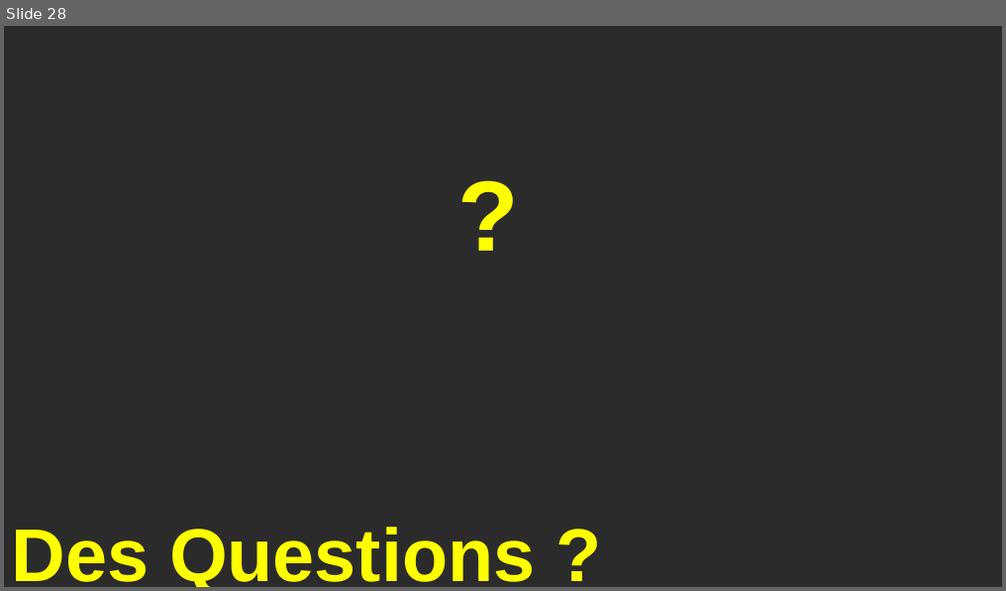
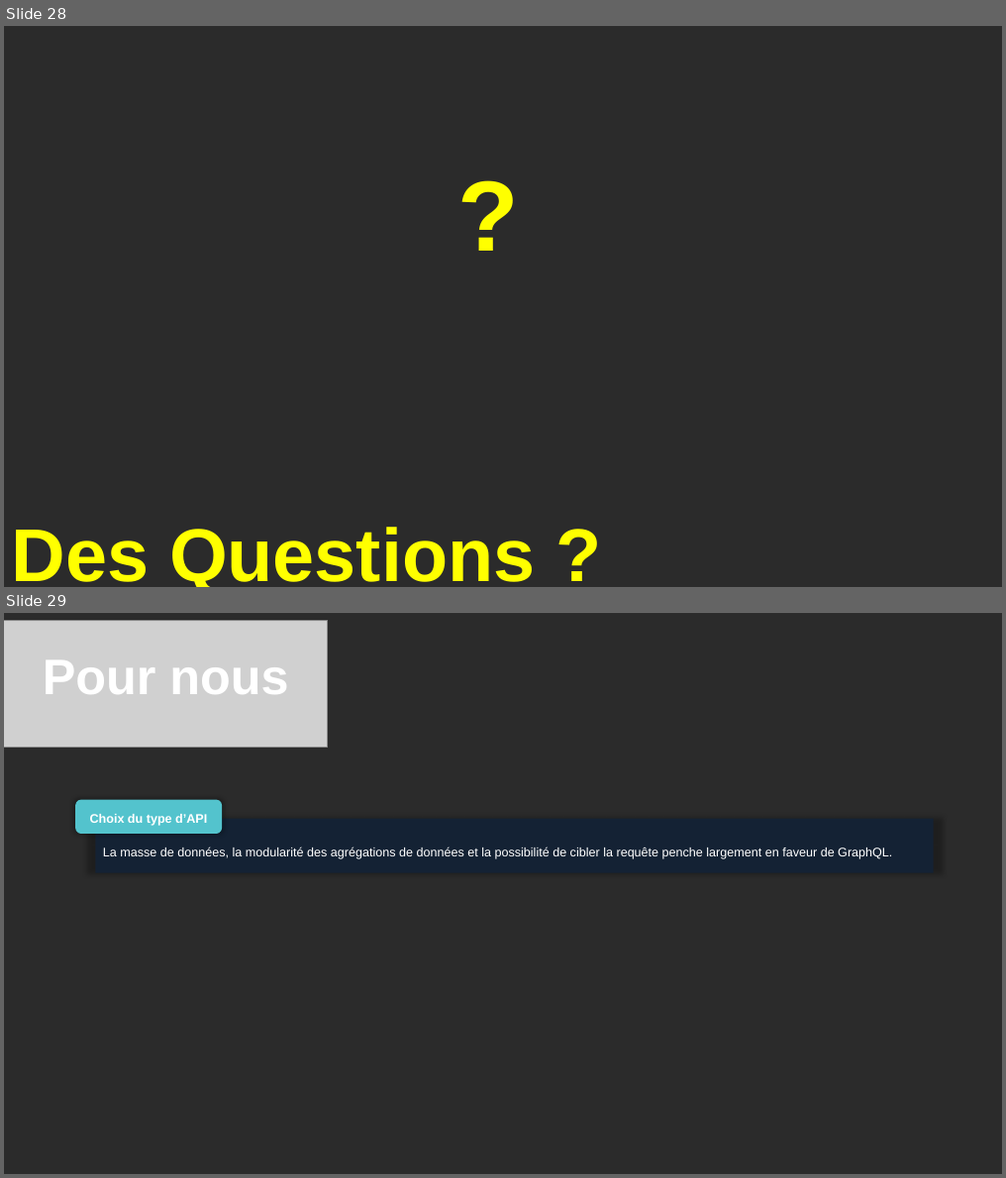
Before and after one commit to Mario-35/api-prestentation, a slide deck: prestentation.pptx. Shown one above the other, each under a label of ours: slide 28 before the commit, slides 28 and 29 after it. The pictures are 1006x591 and 1006x1178 pixels, drawn with LibreOffice and Linux fonts; fonts in the diff are those of the drawing; grey boxes stand for pictures; background and template pictures are left out; a plain dark background stands for a picture behind light text. Boxes give left, top, right and bottom in pixels: in the first picture for what was removed or moved away, otherwise in the second. Text is boxed around its words. In the diff, an @@ line names an element or a change of style, - is before the commit and + after.

```diff
--- a/prestentation.pptx
+++ b/prestentation.pptx
@@ slide 29 added at bbox=[4, 613, 1002, 1174], background picture (left out) @@
@@ picture added at bbox=[4, 621, 328, 747] @@
@@ text added at bbox=[43, 661, 288, 694], 48 pt, text #FFFFFF, bold @@
+Pour nous
@@ rounded rectangle added at bbox=[75, 799, 222, 833], fill #53C3CD @@
@@ text added at bbox=[90, 814, 207, 826], 12 pt, text #FFFFFF, bold @@
+Choix du type d’API
@@ rectangle added at bbox=[95, 819, 933, 873], fill #0F243E at 70% opacity @@
@@ text added at bbox=[103, 848, 892, 860], 12 pt, text #FFFFFF @@
+La masse de données, la modularité des agrégations de données et la possibilité de cibler la requête penche largement en faveur de GraphQL.
```
Also in this commit, not shown: 11 slides changed, 5 other slides added, 2 slides removed, 19 other files.
